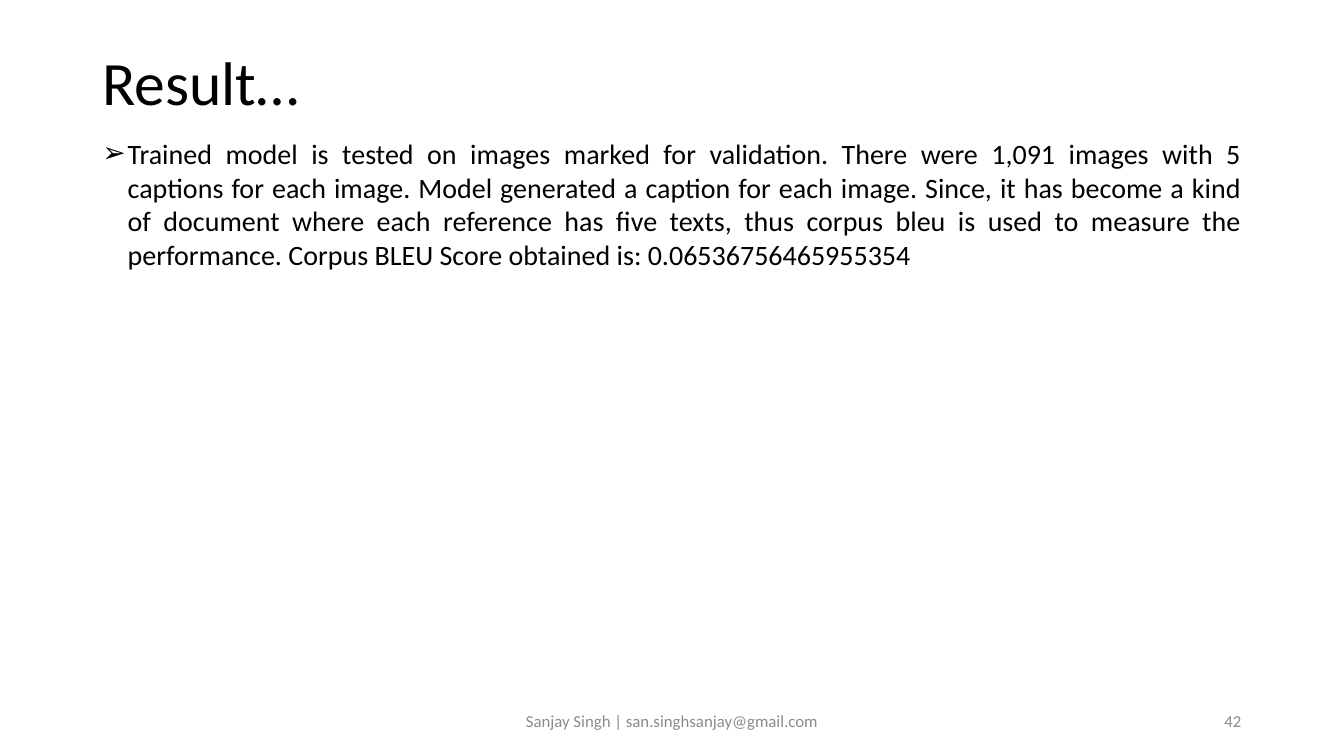
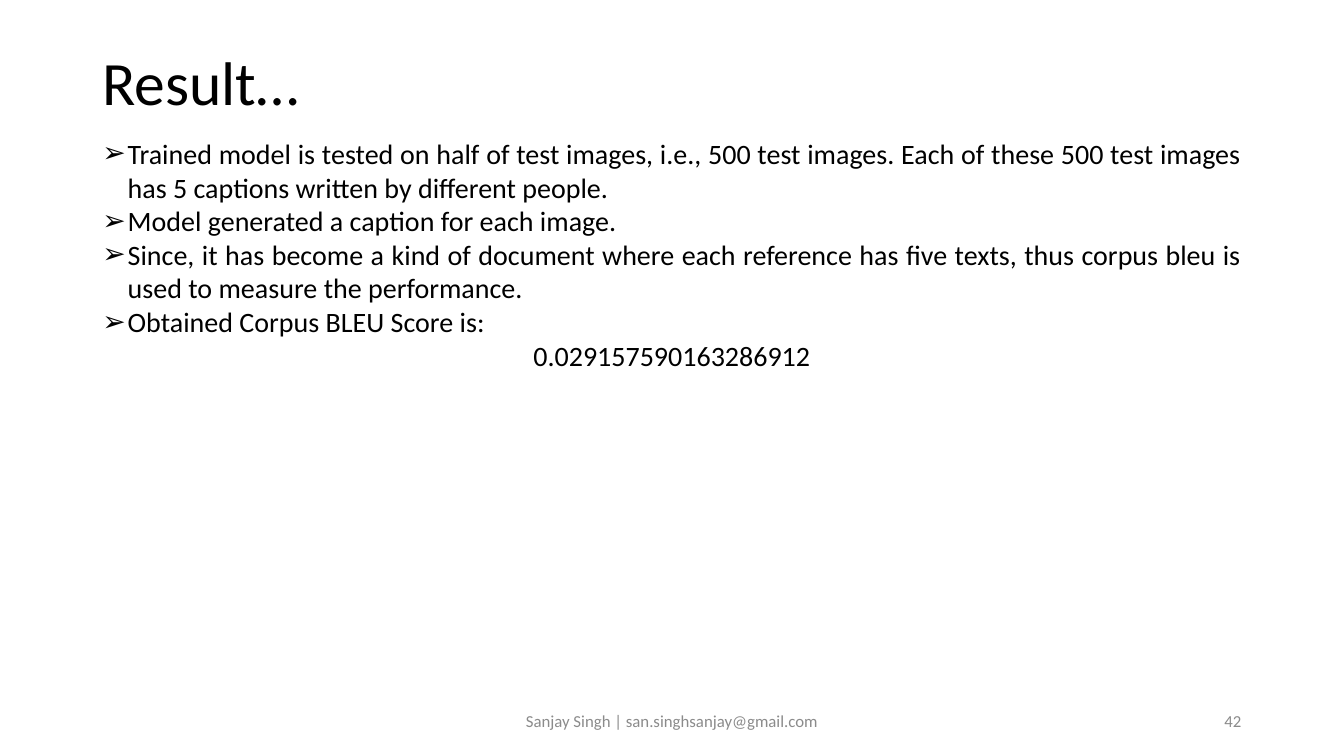
Before and after one commit to sansinghsanjay/Flickr8k_ImageCaptioning_AttentionMechanism, a slide deck: slide 42 of readme.pptx. Drawn at 1344x756 pixels with LibreOffice and Linux fonts; fonts in the diff are those of the drawing. Boxes give left, top, right and bottom in pixels: in the first picture for what was removed or moved away, otherwise in the second. Text is boxed around its words. In the diff, an @@ line names an element or a change of style, - is before the commit and + after.

```diff
--- a/readme.pptx
+++ b/readme.pptx
@@ text at (128, 144, 1240, 367): text changed @@
-➢ Trained model is tested on images marked for validation. There were 1,091 images with 5 captions for each image. Model generated a caption for each image. Since, it has become a kind of document where each reference has five texts, thus corpus bleu is used to measure the performance. Corpus BLEU Score obtained is: 0.06536756465955354
+➢ Trained model is tested on half of test images, i.e., 500 test images. Each of these 500 test images has 5 captions written by different people.
+➢ Model generated a caption for each image.
+➢ Since, it has become a kind of document where each reference has five texts, thus corpus bleu is used to measure the performance.
+➢ Obtained Corpus BLEU Score is:
+0.029157590163286912
```
Also in this commit, not shown: 8 other slides changed, 7 other files.
